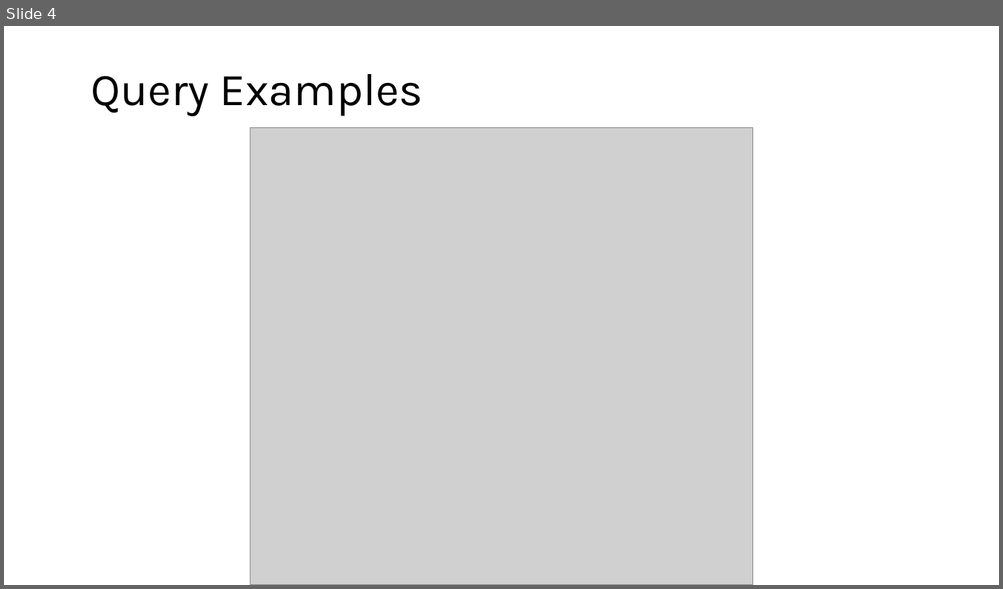
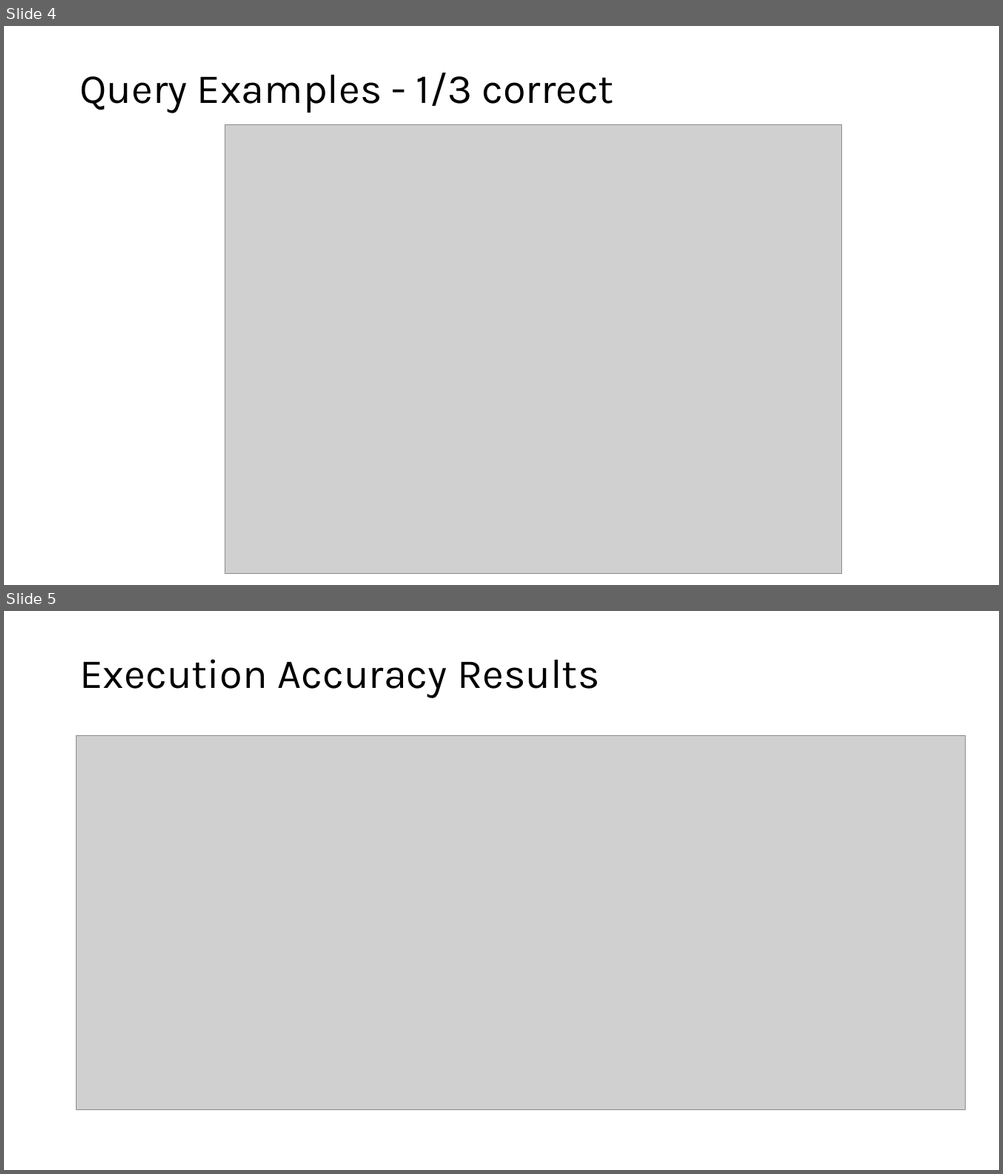
Before and after one commit to bjoern555/dwh2-text-to-sql, a slide deck: docs/DHW2_Wagner_Kryeziu_Johnson.pptx. Shown one above the other, each under a label of ours: slide 4 before the commit, slides 4 and 5 after it. The pictures are 1003x589 and 1003x1174 pixels, drawn with LibreOffice and Linux fonts; fonts in the diff are those of the drawing; grey boxes stand for pictures. Boxes give left, top, right and bottom in pixels: in the first picture for what was removed or moved away, otherwise in the second. Text is boxed around its words. In the diff, an @@ line names an element or a change of style, - is before the commit and + after.

```diff
--- a/docs/DHW2_Wagner_Kryeziu_Johnson.pptx
+++ b/docs/DHW2_Wagner_Kryeziu_Johnson.pptx
@@ slide 5 added at <box>4,611,999,1170</box>, background #FFFFFF @@
@@ text added at <box>79,659,599,698</box>, 40 pt, text #000000 @@
+Execution Accuracy Results
@@ picture added at <box>76,735,965,1111</box> @@
@@ slide 4 changed as well @@
@@ text at <box>79,73,614,113</box>: text changed; size 44 to 40 pt @@
-Query Examples
+Query Examples - 1/3 correct
@@ picture: place and size @@
-picture at <box>250,128,752,585</box>
+picture at <box>225,124,842,574</box>
```
Also in this commit, not shown: 6 other slides changed, 1 other slide added, 2 slides removed.
